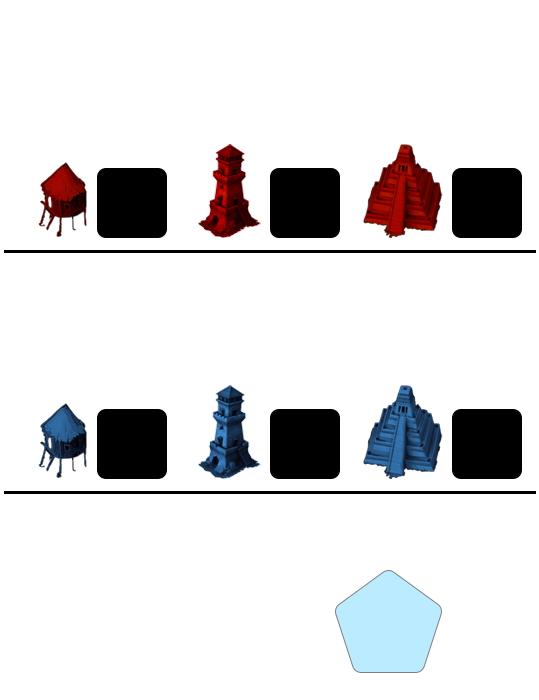
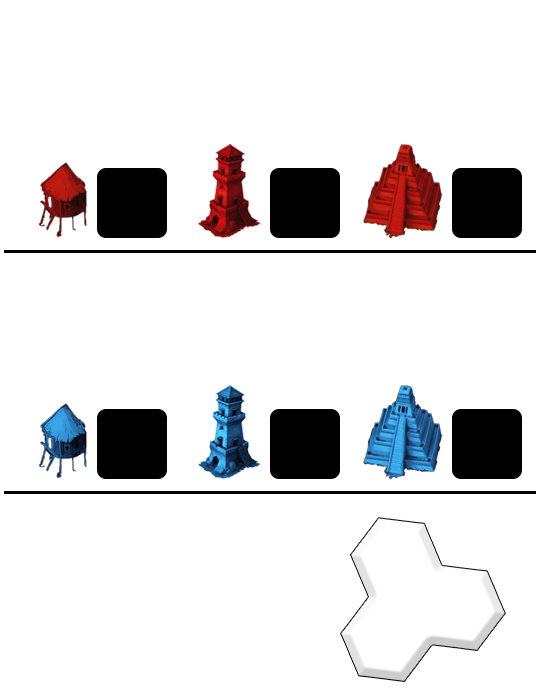
Revision of a layered 539 x 700 image; what changed, layer by layer:
added layer "Taluva_derriere" above "Rectangle 2 copie 2" over (340, 517, 506, 682)
painted on "Calque 7" over (39, 385, 442, 479)
painted on "Calque 4" over (39, 144, 442, 238)
removed layer "Calque 3" over (363, 144, 442, 238)
removed layer "Calque 2" over (39, 162, 87, 237)
removed layer "Polygone 1" over (335, 570, 442, 673)
